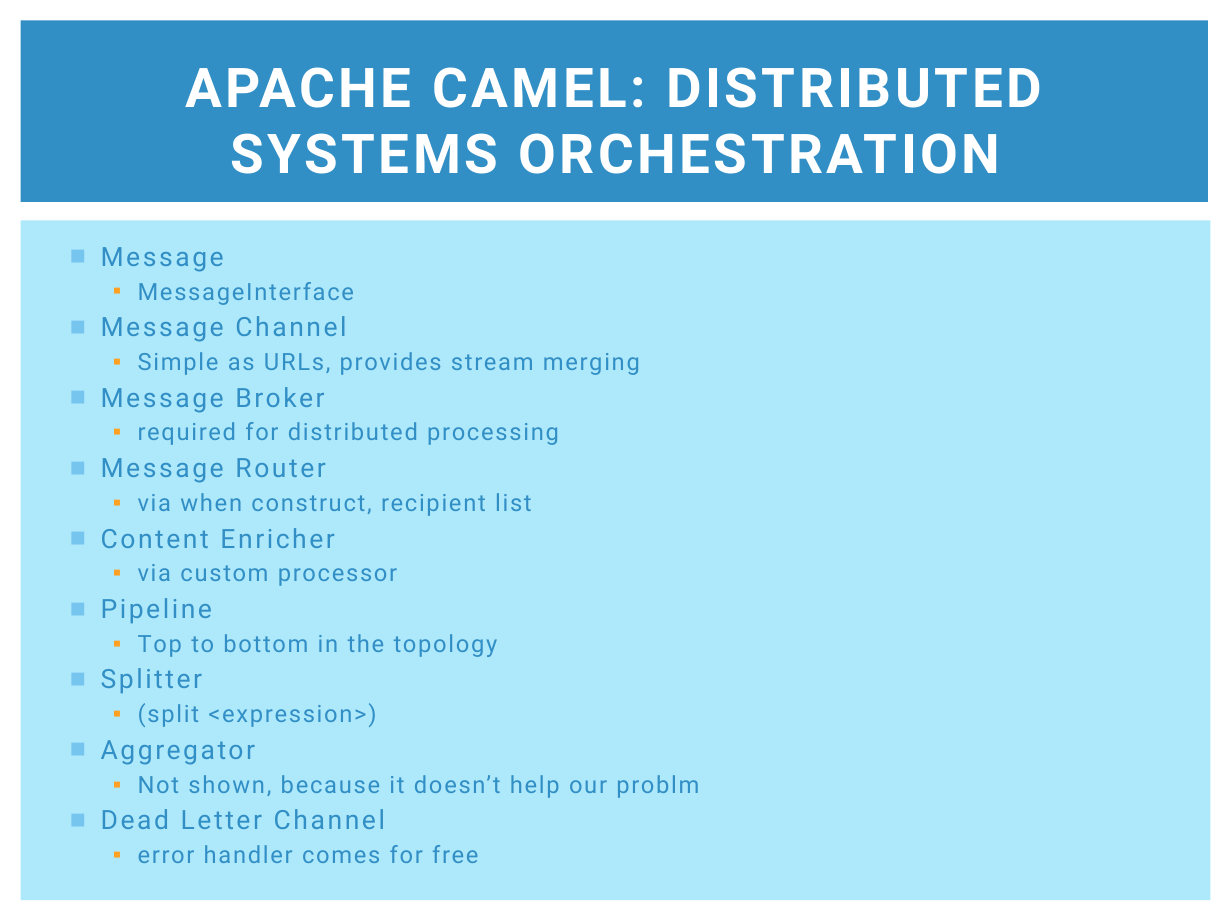
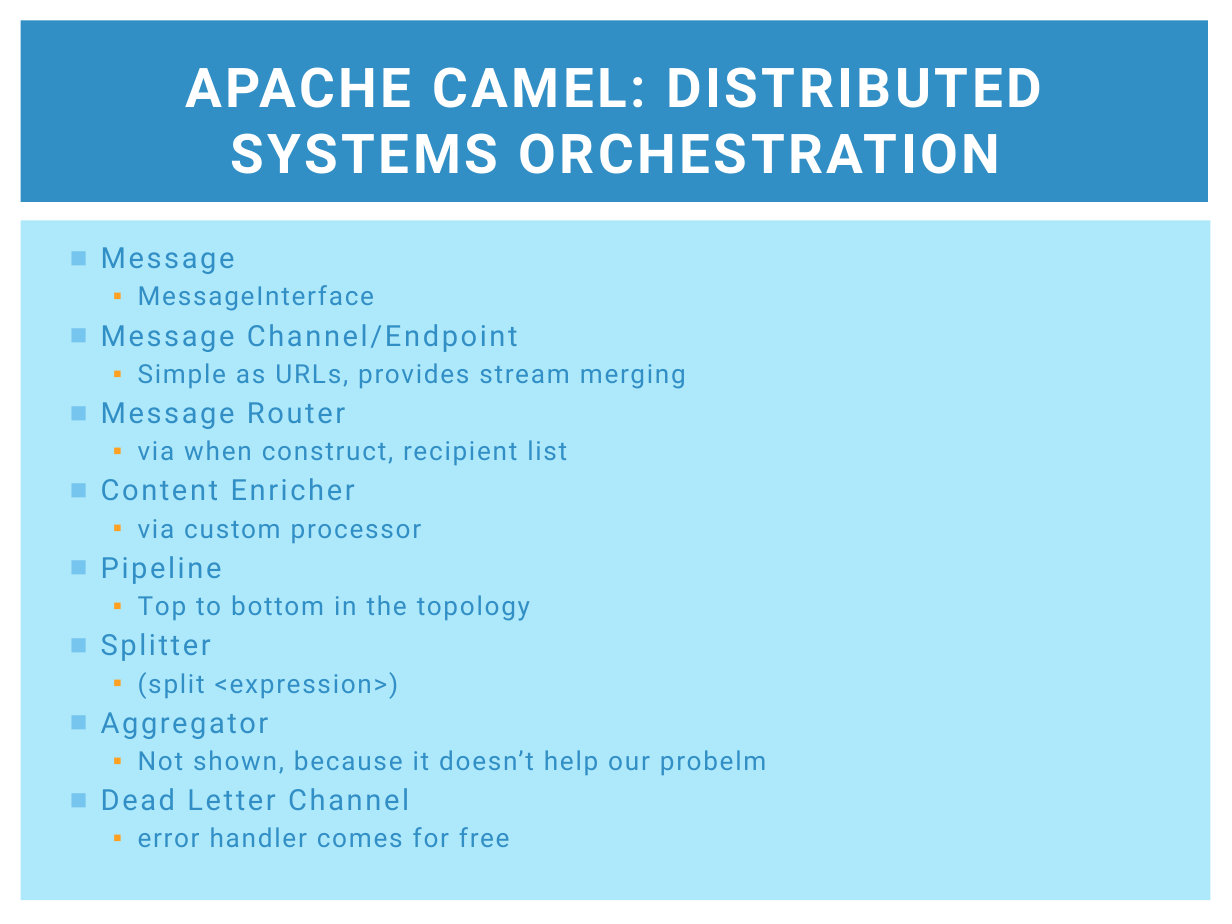
Before and after one commit to clumsyjedi/euroclojure2013, a slide deck: slide 14 of SLIDES.pptx. Drawn at 1232x924 pixels with LibreOffice and Linux fonts; fonts in the diff are those of the drawing. Boxes give left, top, right and bottom in pixels: in the first picture for what was removed or moved away, otherwise in the second. Text is boxed around its words. In the diff, an @@ line names an element or a change of style, - is before the commit and + after.

```diff
--- a/SLIDES.pptx
+++ b/SLIDES.pptx
@@ text at bbox=[101, 247, 686, 810]: size 15.5 to 17 pt in "Message", "Message Router", "Content Enricher", "Pipeline" and 3 more places; size 13.9 to 15.3 pt in "MessageInterface", "Simple as URLs, provides stream merging", "via when construct, recipient list", "via custom processor" and 3 more places @@
@@ text at bbox=[101, 324, 518, 352]: text changed; size 15.5 to 17 pt @@
-■ Message Channel
+■ Message Channel/Endpoint
@@ text at bbox=[101, 387, 559, 445]: paragraphs removed @@
-■ Message Broker
-  ▪ required for distributed processing
@@ text at bbox=[138, 750, 766, 775]: text changed; size 13.9 to 15.3 pt @@
-  ▪ Not shown, because it doesn’t help our problm
+  ▪ Not shown, because it doesn’t help our probelm
```
Also in this commit, not shown: 12 other slides changed, 28 other files.
